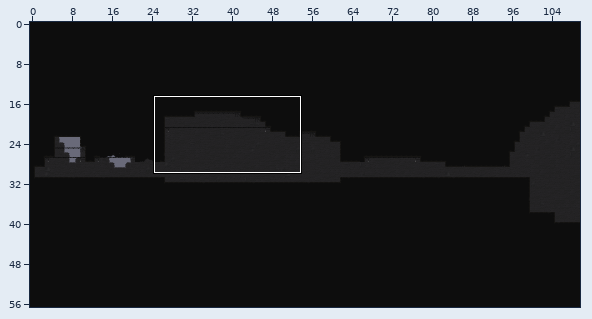
LDtk project: Assets/4. Sprites/KJH/LDTK.ldtk. Above: a wide view before the commit, with the close-up outlined.
Close-up. The starting point:
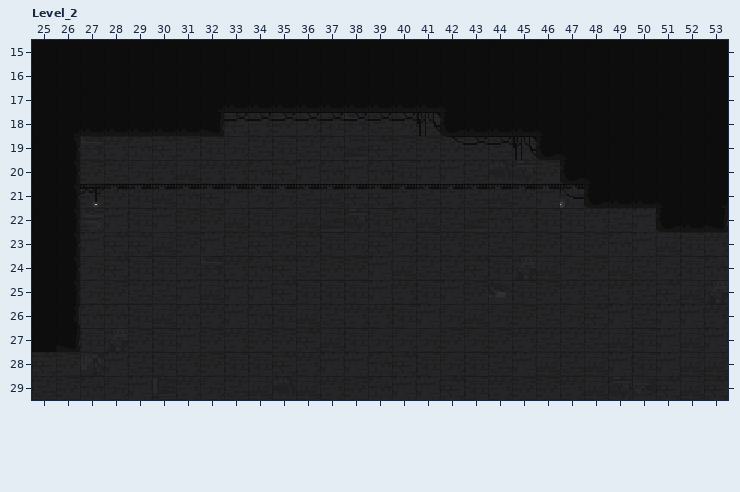
Cells are 16x16 px. Shown: Level_2 x 25..53, y 15..29. The commit also changed other parts of the map, which this record leaves out. The old version is drawn lined up with the new one.
And afterwards:
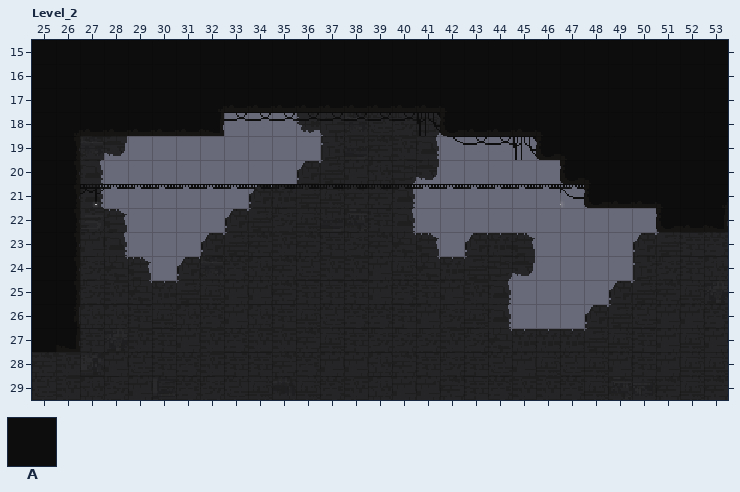
Key: from "Bricks": A 1.
_ is an empty cell, . an unchanged one.
What changed:
map size 214x56 -> 99x56 cells
--- layer "Bricks"
@@ x 28..50 @@
-18 .....AAA...............
-19 .AAAAAAAA.....AAAA.....
-20 AAAAAAAA......AAAAA....
-21 AAAAAA.......AAAAAAA...
-22 .AAAA........AAAAAAAAAA
-23 .AAA..........A...AAAA.
-24 ..A...............AAAA.
-25 .................AAAA..
-26 .................AAA...
+18 .....___...............
+19 .________.....____.....
+20 ________......_____....
+21 ______......._______...
+22 .____........__________
+23 .___.........._...____.
+24 .._...............____.
+25 .................____..
+26 .................___...
